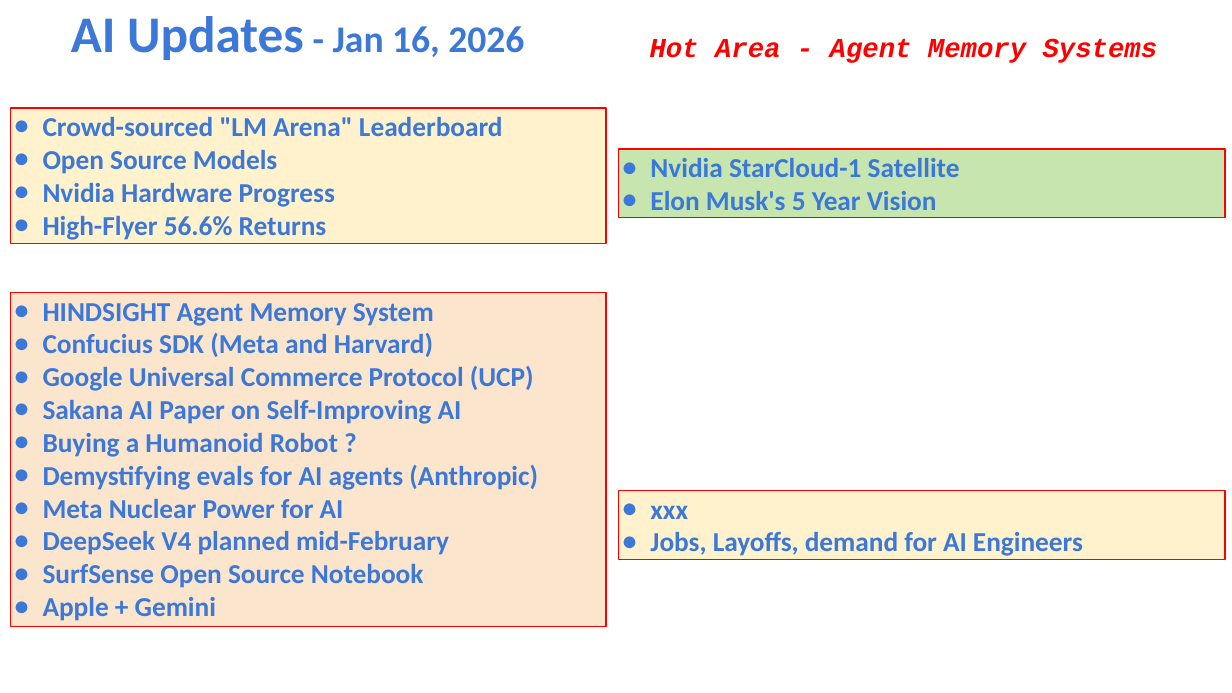
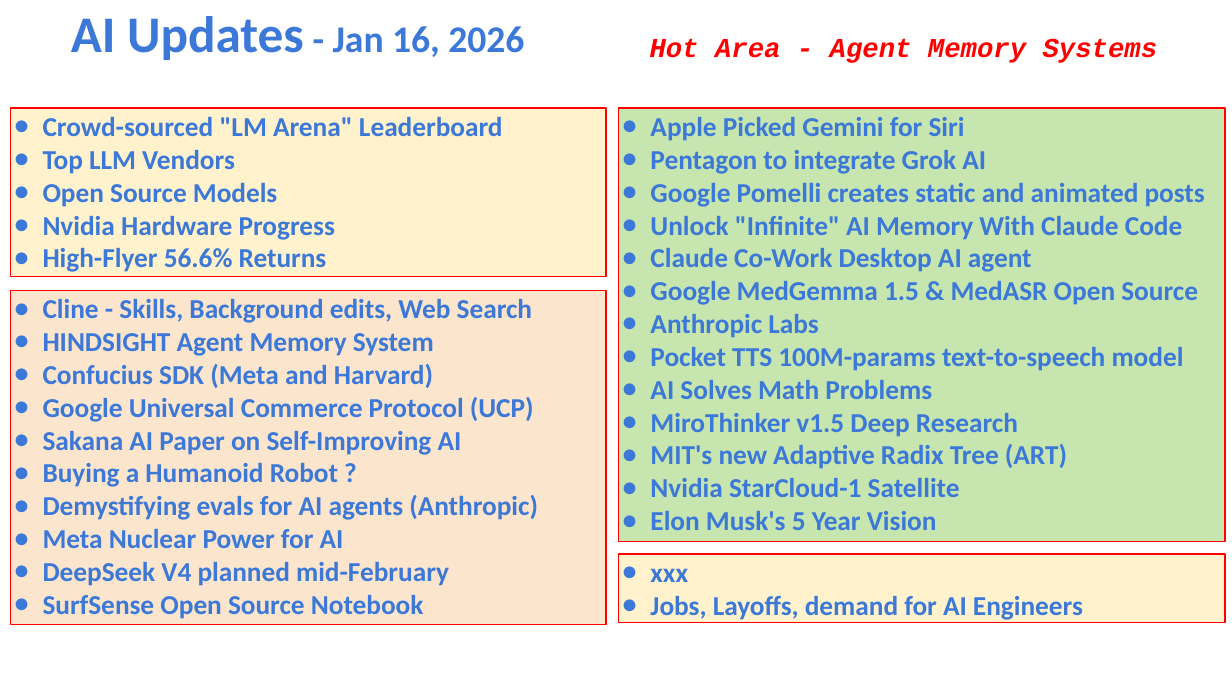
Before and after one commit to lselector/seminar, a slide deck: slide 1 of 2026/2026-01-16-AI-Updates.pptx. Drawn at 1232x693 pixels with LibreOffice and Linux fonts; fonts in the diff are those of the drawing. Boxes give left, top, right and bottom in pixels: in the first picture for what was removed or moved away, otherwise in the second. Text is boxed around its words. In the diff, an @@ line names an element or a change of style, - is before the commit and + after.

```diff
--- a/2026/2026-01-16-AI-Updates.pptx
+++ b/2026/2026-01-16-AI-Updates.pptx
@@ rectangle "Crowd-sourced "LM Arena" Leaderboard": place and size @@
-rectangle "Crowd-sourced "LM Arena" Leaderboard" at (11,108,606,244)
+rectangle "Crowd-sourced "LM Arena" Leaderboard" at (11,108,606,277)
@@ rectangle "Apple Picked Gemini for Siri": place and size @@
-rectangle "Apple Picked Gemini for Siri" at (618,149,1225,218)
+rectangle "Apple Picked Gemini for Siri" at (618,108,1225,542)
@@ text in rectangle at (650,117,1205,469): paragraphs added @@
+● Apple Picked Gemini for Siri
+● Pentagon to integrate Grok AI
+● Google Pomelli creates static and animated posts
+● Unlock "Infinite" AI Memory With Claude Code
+● Claude Co-Work Desktop AI agent
+● Google MedGemma 1.5 & MedASR Open Source
+● Anthropic Labs
+● Pocket TTS 100M-params text-to-speech model
+● AI Solves Math Problems
+● MiroThinker v1.5 Deep Research
+● MIT's new Adaptive Radix Tree (ART)
@@ text in rectangle at (43,150,235,174): paragraph added @@
+● Top LLM Vendors
@@ text in rectangle at (43,299,532,323): paragraph added @@
+● Cline - Skills, Background edits, Web Search
@@ rectangle "xxx": place and size @@
-rectangle "xxx" at (618,490,1225,559)
+rectangle "xxx" at (618,554,1225,623)
@@ text in rectangle at (43,597,216,621): paragraph removed @@
-● Apple + Gemini
```
Also in this commit, not shown: 5 other slides changed, 6 slides added.
